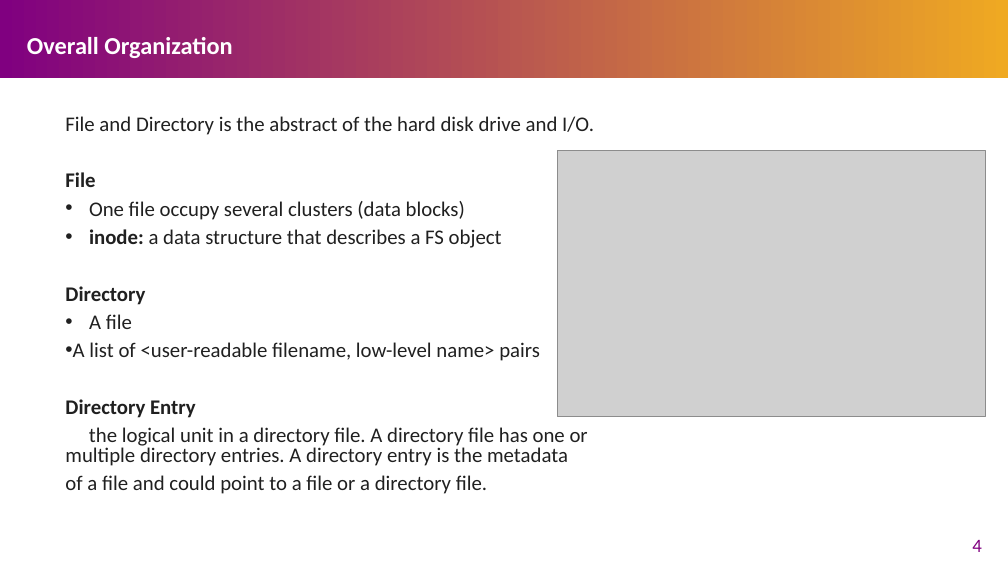
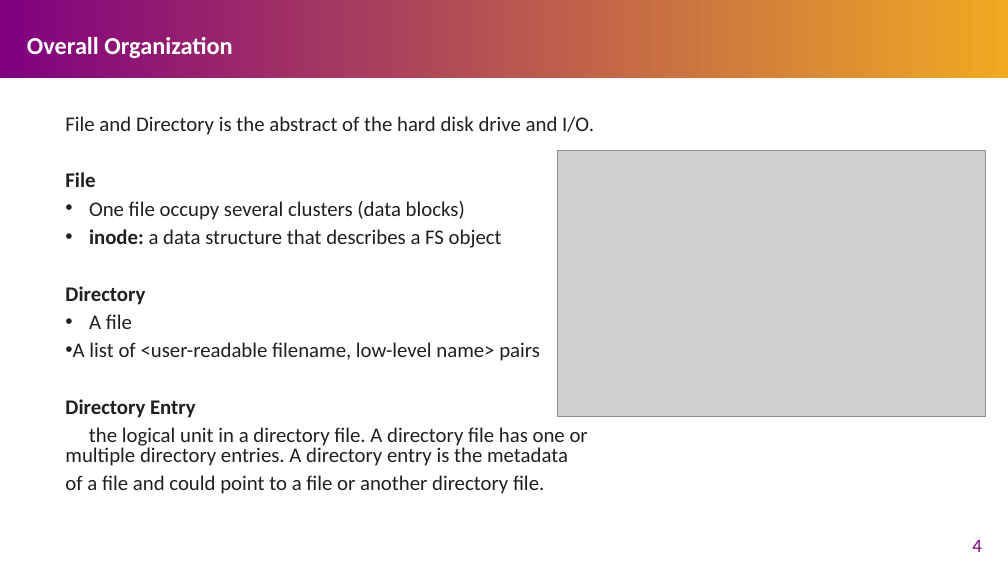
Before and after one commit to Marcusleeleelee/CSCI3150, a slide deck: slide 4 of tutorial/T12/tut12.pptx. Drawn at 1008x567 pixels with LibreOffice and Linux fonts; fonts in the diff are those of the drawing; grey boxes stand for pictures. Boxes give left, top, right and bottom in pixels: in the first picture for what was removed or moved away, otherwise in the second. Text is boxed around its words. In the diff, an @@ line names an element or a change of style, - is before the commit and + after.

```diff
--- a/tutorial/T12/tut12.pptx
+++ b/tutorial/T12/tut12.pptx
@@ text at bbox=[65, 475, 544, 494]: text changed @@
-  of a file and could point to a file or a directory file.
+  of a file and could point to a file or another directory file.
```
Also in this commit, not shown: 3 other slides changed, 5 slides added, 1 slide removed.
